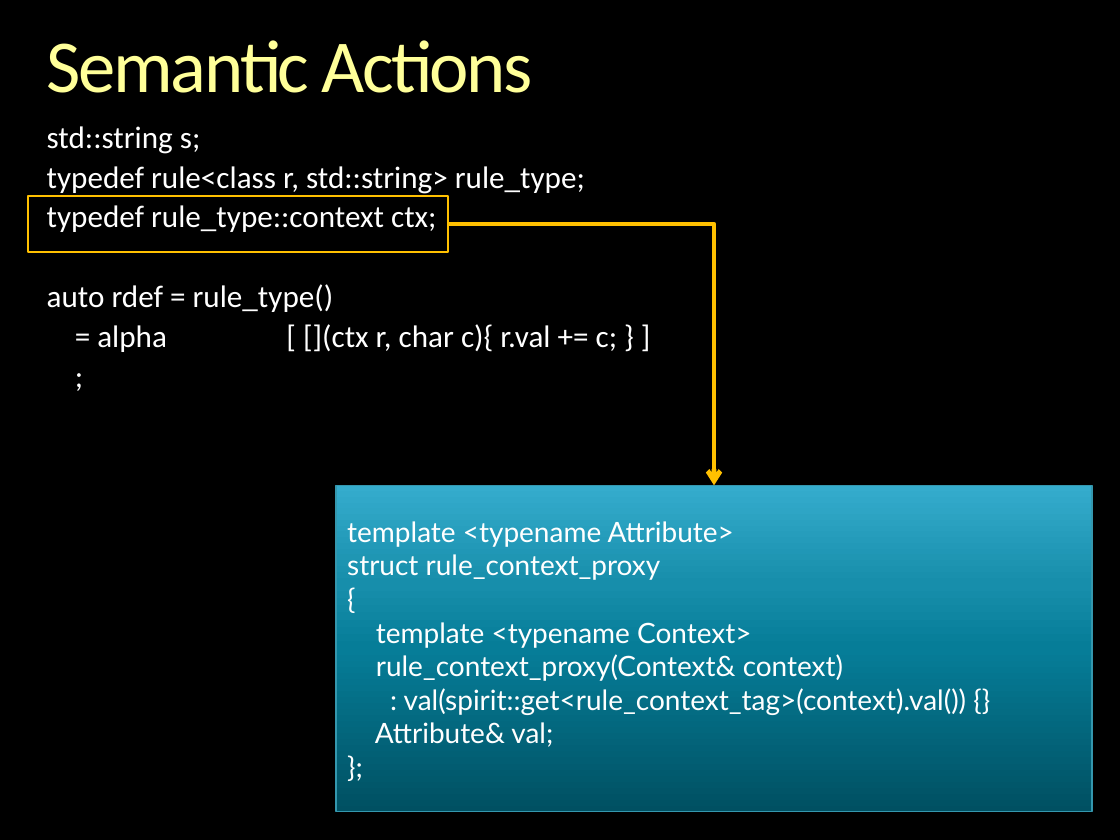
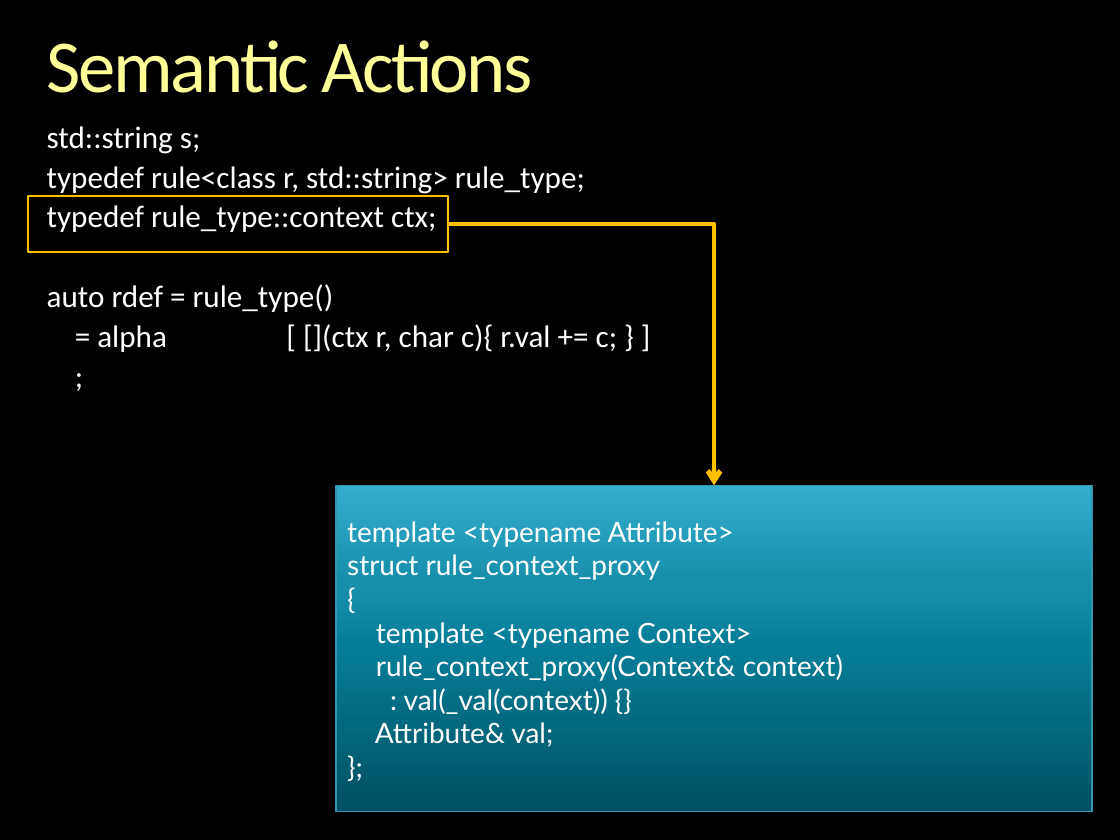
Before and after one commit to boostorg/spirit, a slide deck: slide 113 of libs/spirit/doc/cppnow_2013/Inside Spirit X3.pptx (slide 118 before the commit). Drawn at 1120x840 pixels with LibreOffice and Linux fonts; fonts in the diff are those of the drawing; background and template pictures are left out. Boxes give left, top, right and bottom in pixels: in the first picture for what was removed or moved away, otherwise in the second. Text is boxed around its words. In the diff, an @@ line names an element or a change of style, - is before the commit and + after.

```diff
--- a/libs/spirit/doc/cppnow_2013/Inside Spirit X3.pptx
+++ b/libs/spirit/doc/cppnow_2013/Inside Spirit X3.pptx
@@ text in rectangle at <box>404,688,608,714</box>: text changed @@
-: val(spirit::get<rule_context_tag>(context).val()) {}
+: val(_val(context)) {}
```
Also in this commit, not shown: 14 other slides changed, 1 slide added, 5 slides removed.
